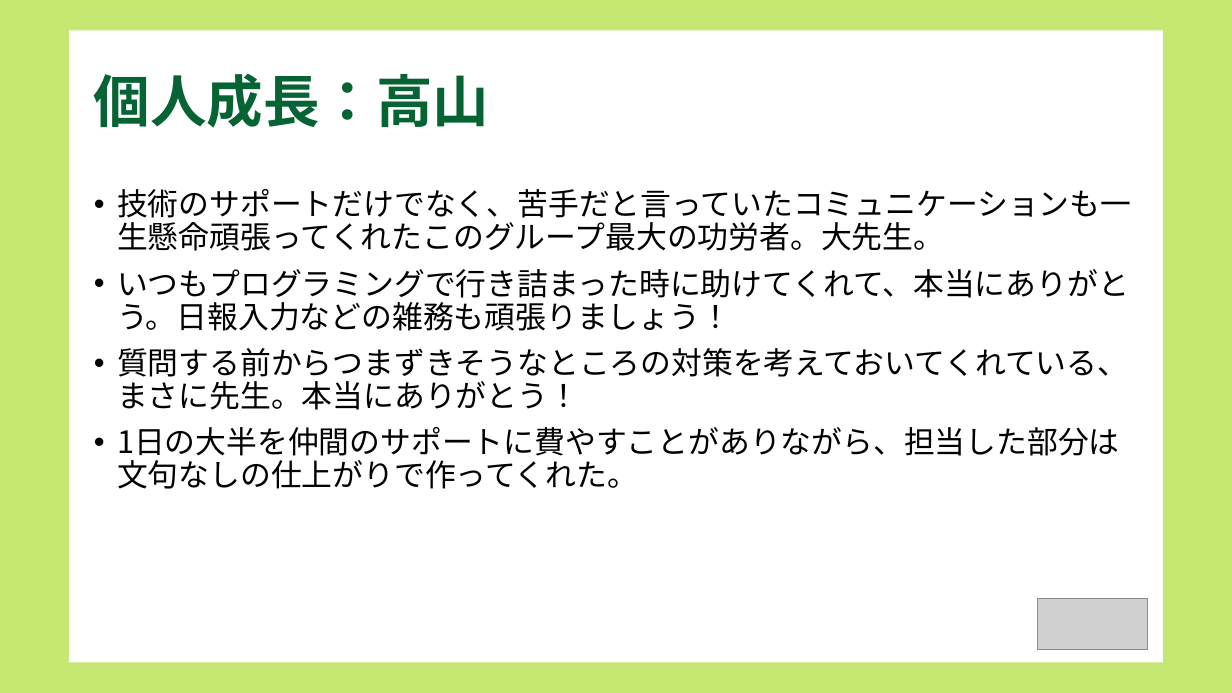
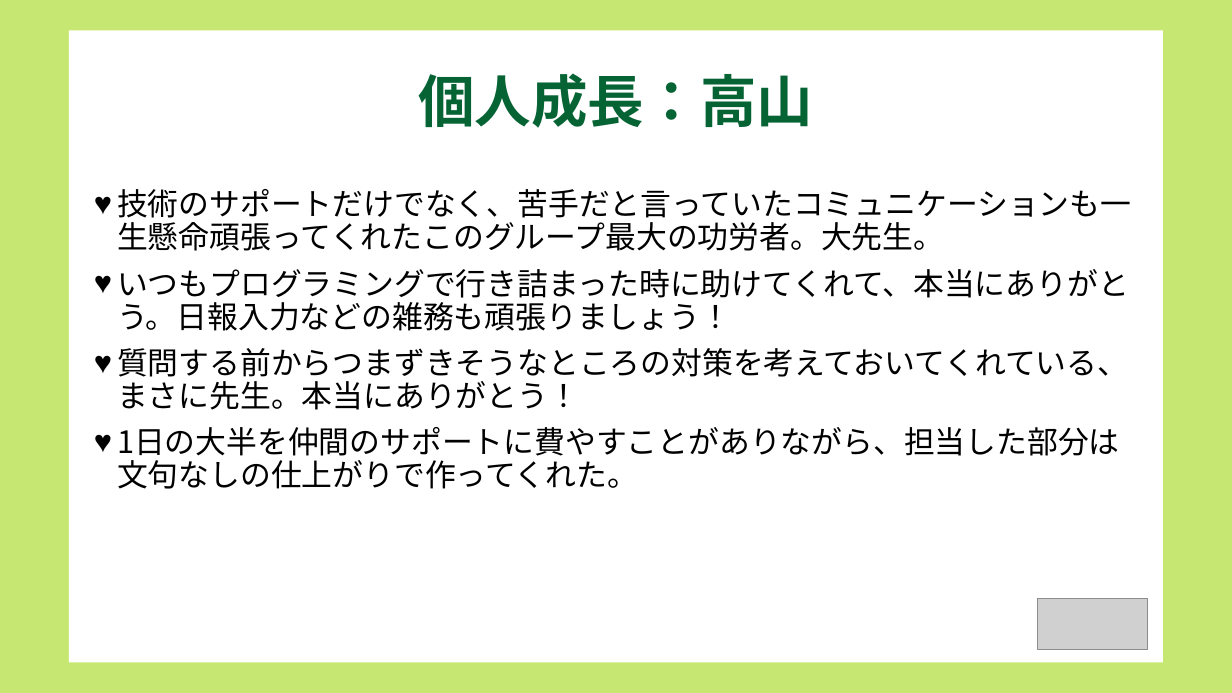
Before and after one commit to dojo2022/B-3, a slide deck: slide 15 of doc/B3炙りえんがわ_成果発表会資料.pptx. Drawn at 1232x693 pixels with LibreOffice and Linux fonts; fonts in the diff are those of the drawing; grey boxes stand for pictures. Boxes give left, top, right and bottom in pixels: in the first picture for what was removed or moved away, otherwise in the second. Text is boxed around its words. In the diff, an @@ line names an element or a change of style, - is before the commit and + after.

```diff
--- a/doc/B3炙りえんがわ_成果発表会資料.pptx
+++ b/doc/B3炙りえんがわ_成果発表会資料.pptx
@@ title "個人成長：高山" at <box>418,73,813,128</box>: alignment left to centre @@
@@ text "技術のサポートだけでなく、苦手だと言っていたコミュニケーションも一生懸命頑張ってくれたこのグループ最大の功労者。大先生。" at <box>117,189,1131,489</box>: bullet • to ♥ @@
```
Also in this commit, not shown: 11 other slides changed.
